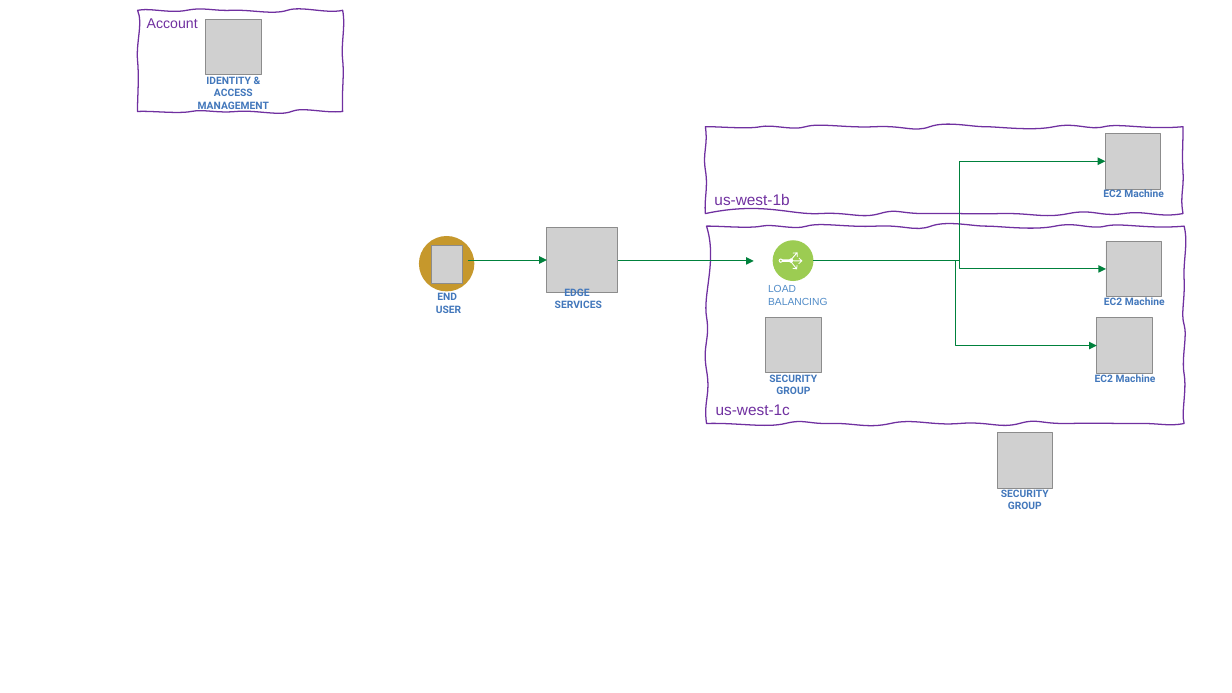
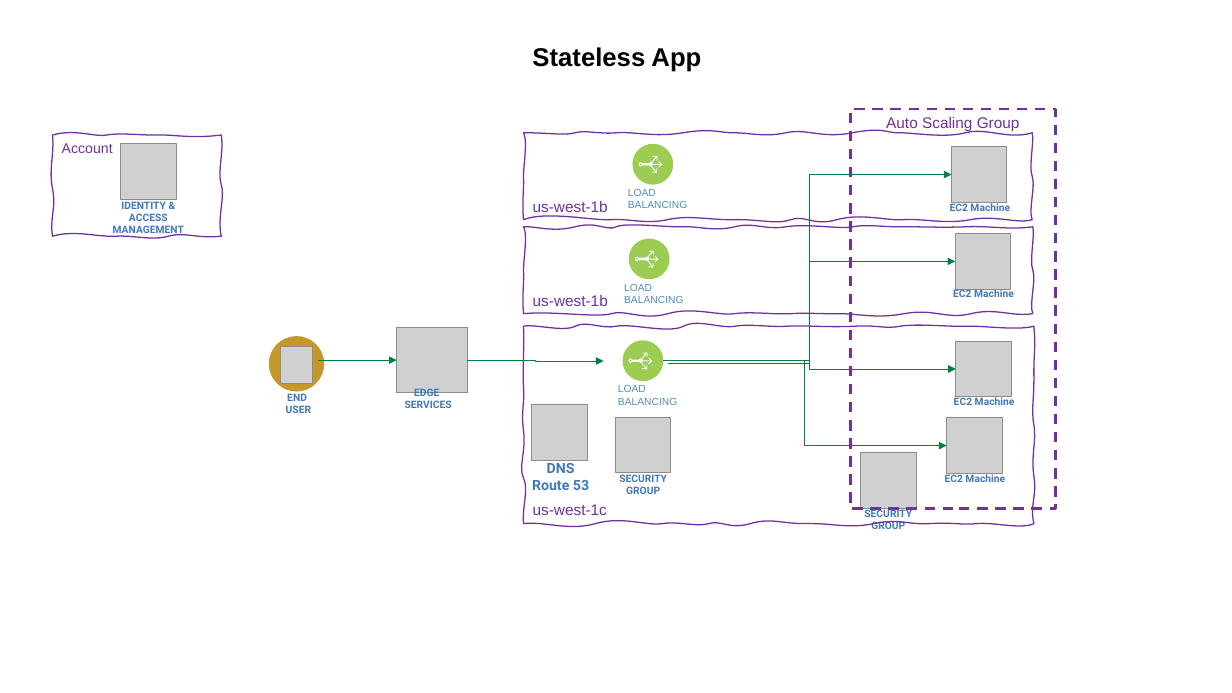
Before and after one commit to jbcodeforce/jbcodeforce.github.io, a slide deck: slide 2 of docs/Diagrams.pptx. Drawn at 1232x693 pixels with LibreOffice and Linux fonts; fonts in the diff are those of the drawing; grey boxes stand for pictures. Boxes give left, top, right and bottom in pixels: in the first picture for what was removed or moved away, otherwise in the second. Text is boxed around its words. In the diff, an @@ line names an element or a change of style, - is before the commit and + after.

```diff
--- a/docs/Diagrams.pptx
+++ b/docs/Diagrams.pptx
@@ title added at (x1=532, y1=47, x2=701, y2=72), 20 pt, text #000000, bold @@
+Stateless App
@@ rectangle added at (x1=850, y1=109, x2=1055, y2=509), outline #7030A0 2 pt dashed, 12 pt, text #7030A0 @@
+Auto Scaling Group
@@ freeform shape "Account" resized from (x1=138, y1=10, x2=343, y2=112) to (x1=53, y1=135, x2=222, y2=237) @@
@@ picture moved from (x1=206, y1=19, x2=262, y2=75) to (x1=121, y1=144, x2=177, y2=200) @@
@@ freeform shape added at (x1=524, y1=133, x2=1032, y2=220), outline #7030A0 1 pt, 12 pt, text #7030A0 @@
+us-west-1b
@@ freeform shape added at (x1=632, y1=144, x2=673, y2=185), fill #9CCC52 @@
@@ picture added at (x1=952, y1=147, x2=1007, y2=202) @@
@@ freeform shape added at (x1=639, y1=156, x2=663, y2=173), fill #FFFFFF @@
@@ elbow arrow added from (668, 364) to (952, 175), #00813C 0.75 pt @@
@@ text "IDENTITY & ACCESS MANAGEMENT" moved from (x1=198, y1=76, x2=269, y2=112) to (x1=113, y1=199, x2=184, y2=237) @@
@@ text added at (x1=628, y1=189, x2=687, y2=208), 8 pt, text #518CC8 @@
+LOAD
+BALANCING
@@ text added at (x1=950, y1=201, x2=1010, y2=214), 8 pt, text #4277BB, bold @@
+EC2 Machine
@@ freeform shape "us-west-1b" resized from (x1=705, y1=127, x2=1183, y2=213) to (x1=524, y1=226, x2=1033, y2=313) @@
@@ freeform shape added at (x1=629, y1=238, x2=670, y2=279), fill #9CCC52 @@
@@ freeform shape added at (x1=635, y1=250, x2=659, y2=267), fill #FFFFFF @@
@@ text added at (x1=624, y1=284, x2=683, y2=303), 8 pt, text #518CC8 @@
+LOAD
+BALANCING
@@ freeform shape "us-west-1c" resized from (x1=707, y1=226, x2=1185, y2=424) to (x1=524, y1=326, x2=1034, y2=524) @@
@@ 7 texts, 6 pictures, 5 elbow arrows, 3 freeform shapes moved together from (x1=419, y1=134, x2=1165, y2=394) to (x1=269, y1=234, x2=1015, y2=494) @@
@@ picture added at (x1=532, y1=405, x2=588, y2=460) @@
@@ text added at (x1=532, y1=460, x2=589, y2=490), 11 pt, text #4277BB, bold @@
+DNS
+Route 53
@@ picture moved from (x1=997, y1=433, x2=1053, y2=488) to (x1=860, y1=453, x2=916, y2=508) @@
@@ text "SECURITY GROUP" moved from (x1=1001, y1=488, x2=1049, y2=509) to (x1=864, y1=508, x2=912, y2=529) @@
```
Also in this commit, not shown: 3 slides added, 4 other files.
